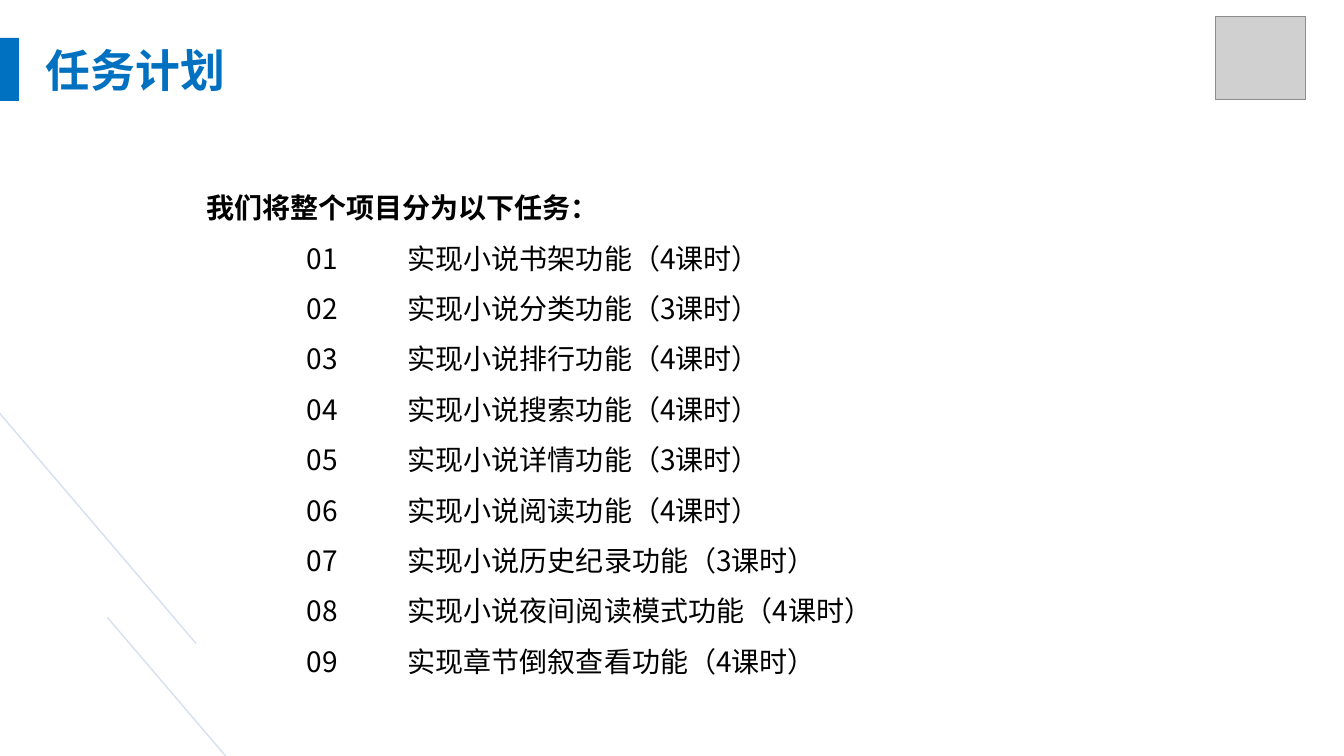
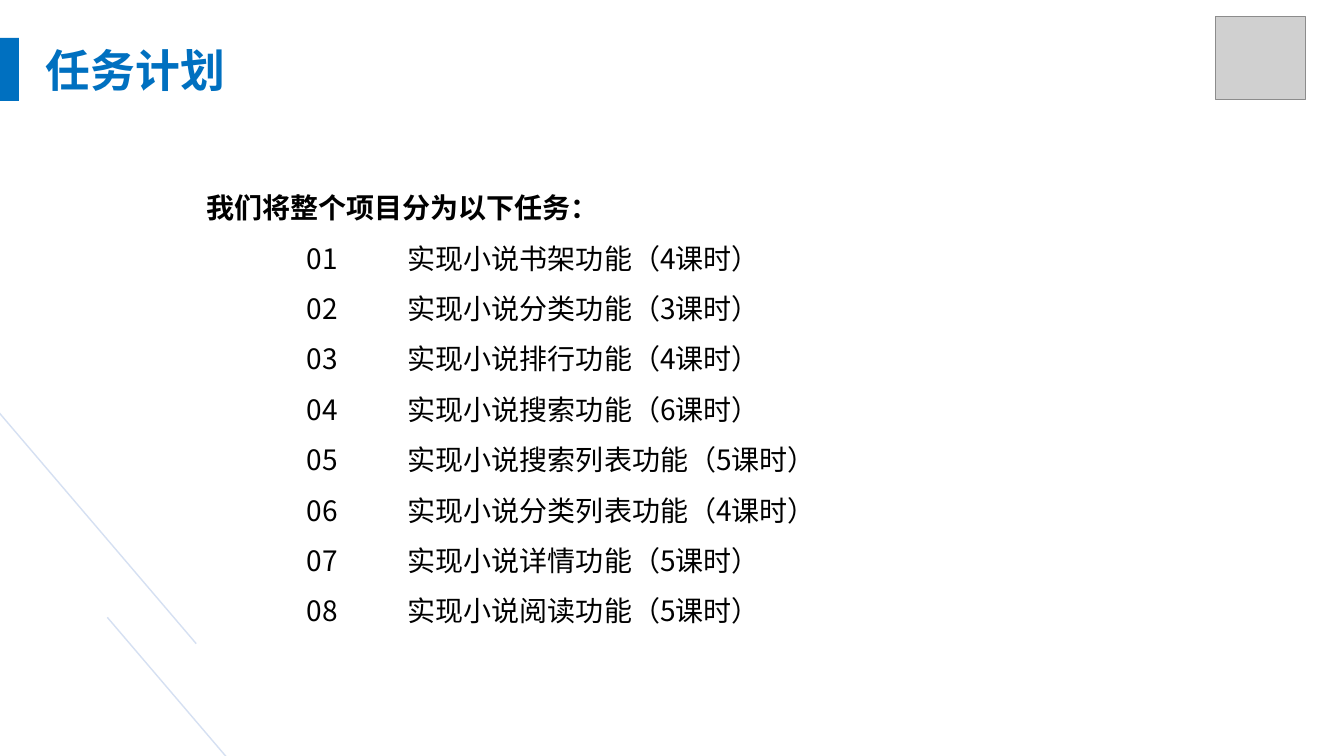
Before and after one commit to YangMr/AP-, a slide deck: slide 7 of 高级/04 实训教学ppt/00 项目介绍.pptx. Drawn at 1344x756 pixels with LibreOffice and Linux fonts; fonts in the diff are those of the drawing; grey boxes stand for pictures. Boxes give left, top, right and bottom in pixels: in the first picture for what was removed or moved away, otherwise in the second. Text is boxed around its words. In the diff, an @@ line names an element or a change of style, - is before the commit and + after.

```diff
--- a/高级/04 实训教学ppt/00 项目介绍.pptx
+++ b/高级/04 实训教学ppt/00 项目介绍.pptx
@@ text at box(307, 396, 816, 624): text changed @@
-04 实现小说搜索功能（4课时）
-05 实现小说详情功能（3课时）
-06 实现小说阅读功能（4课时）
-07 实现小说历史纪录功能（3课时）
-08 实现小说夜间阅读模式功能（4课时）
-09 实现章节倒叙查看功能（4课时）
+04 实现小说搜索功能（6课时）
+05 实现小说搜索列表功能（5课时）
+06 实现小说分类列表功能（4课时）
+07 实现小说详情功能（5课时）
+08 实现小说阅读功能（5课时）
```
Also in this commit, not shown: 1 other slide changed, 1 slide added, 3 slides removed, 21 other files.
